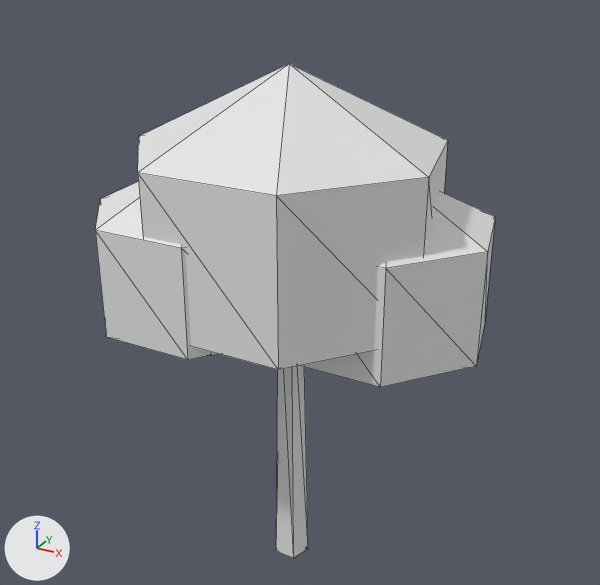
Two versions of the glTF model godot/assets/props/fogwright/Forest_Broadleaf_1.glb, one commit apart.
Rendered twice from a 50 mm lens placed at (4.24, -7.49, 7.38), pointed at (0.07, 0.11, 3.58). The axes (+X, +Y, +Z) are drawn at lower left. The lights are the same throughout. The picture after the commit comes second. Mesh edges are drawn as thin lines. Vertices at exactly the same position are counted once.

The scene before the commit, as lines of its bpy script (objects in view):
```python
me_p = bpy.data.meshes.new('p')
me_p.from_pydata(...)  # a 5-sided cut cone along z (radius 0.22 at the low end, 0.14 at the high end) spanning x -0.21..0.21, y -0.18..0.22, z 0.0..3.9, material slot 0; a UV sphere (7 segments, 3 rings, poles along z) spanning x -1.69..1.69, y -1.56..1.73, z 2.72..6.12, material slot 1; a UV sphere (7 segments, 3 rings, poles along z) spanning x -0.37..2.17, y -0.77..1.7, z 2.55..5.09, material slot 2; a UV sphere (7 segments, 3 rings, poles along z) spanning x -1.98..0.38, y -1.59..0.71, z 2.83..5.21, material slot 2
me_p.materials.append(mat_woodtrim_dark)  # white #e7e7e7
me_p.materials.append(mat_leaf)  # white #e7e7e7
me_p.materials.append(mat_leaf_dark)  # white #e7e7e7
ob_forest_broadleaf_1 = bpy.data.objects.new('Forest_Broadleaf_1', me_p)
ob_forest_broadleaf_1.location = (0.0, 0.0, 0.0)
```
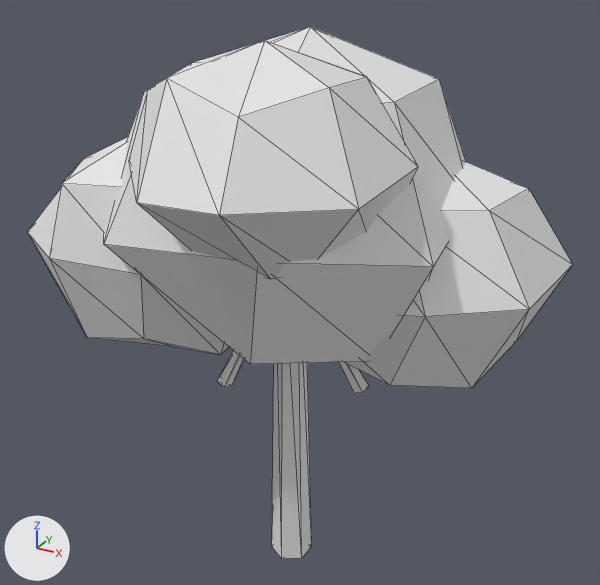
Pixel boxes [x1, y1, x2, y2] of what changed, in the pictures (600 x 585 px; the box of a moved part takes in the faces that stretch with it):
'Forest_Broadleaf_1', reshaped (36% wider, 7% taller): before [95, 64, 495, 558]; after [27, 27, 573, 558]
part 1 of me_p, added: after [272, 363, 312, 558]
part 2 of me_p, moved or reshaped: before [276, 366, 308, 558]; after [339, 362, 369, 394]
part 3 of me_p, added: after [217, 350, 244, 387]
part 4 of me_p, rebuilt (17% wider, 10% taller): before [138, 64, 448, 370]; after [104, 27, 466, 364]
part 5 of me_p, rebuilt: before [300, 192, 495, 387]; after [344, 160, 573, 388]
part 6 of me_p, rebuilt: before [95, 182, 218, 360]; after [27, 137, 229, 355]
part 7 of me_p, added: after [129, 40, 418, 279]

The edits, one by one:
me_p is used by ob_forest_broadleaf_1; location (0.0, 0.0, 0.0).
me_p had 58 vertices, 100 faces and spanned x -1.98..2.17, y -1.59..1.73, z 0.0..6.12.
me_p now has 148 vertices, 268 faces and spans x -2.67..2.84, y -2.39..2.28, z 0.0..6.47.
me_p part 1: a new loose piece, a 6-sided cut cone along z (radius 0.26 at the low end, 0.16 at the high end) spanning x -0.23..0.23, y -0.26..0.26, z 0.0..4.34, in mat_woodtrim_dark (white #e7e7e7).
me_p part 2: the loose piece of 10 vertices spanning x -0.21..0.21, y -0.18..0.22, z 0.0..3.9 is multiplied about its middle by the matrix ((0.37, -0.027, -0.177), (0.0, 0.406, -0.061), (0.179, 0.055, 0.366)), then moved by (0.45, 0.14, 1.2).
me_p part 3: the loose piece of 10 vertices spanning x -0.21..0.21, y -0.18..0.22, z 0.0..3.9 is copied, and the copy is multiplied about its middle by the matrix ((0.379, -0.032, 0.157), (0.0, 0.403, 0.082), (-0.16, -0.075, 0.371)), then moved by (-0.4, -0.21, 1.2); it spans x -0.8..-0.04, y -0.44..0.02, z 2.39..3.89.
me_p part 4: the loose piece of 16 vertices spanning x -1.69..1.69, y -1.56..1.73, z 2.72..6.12 is rebuilt with 29 vertices and now spans x -2.14..2.01, y -2.03..2.23, z 3.05..6.47, in mat_leaf_dark (white #e7e7e7).
me_p part 5: the loose piece of 16 vertices spanning x -0.37..2.17, y -0.77..1.7, z 2.55..5.09 is rebuilt with 29 vertices and now spans x -0.3..2.84, y -1.12..2.28, z 2.73..5.36, in mat_leaf (white #e7e7e7).
me_p part 6: the loose piece of 16 vertices spanning x -1.98..0.38, y -1.59..0.71, z 2.83..5.21 is rebuilt with 29 vertices and now spans x -2.67..0.43, y -1.91..0.79, z 2.99..5.54.
me_p part 7: a new loose piece of 29 vertices spanning x -0.92..1.75, y -2.39..0.42, z 4.29..6.44, in mat_leaf_dark (white #e7e7e7).
